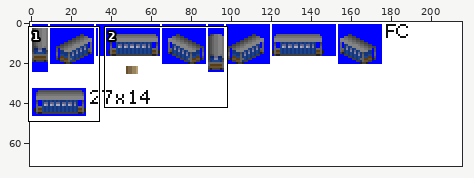
One commit to this sprite sheet: gfx/fc.png. The first picture is a wide view before the edit; the outline marks the close-up.
Close-up. Earlier state:
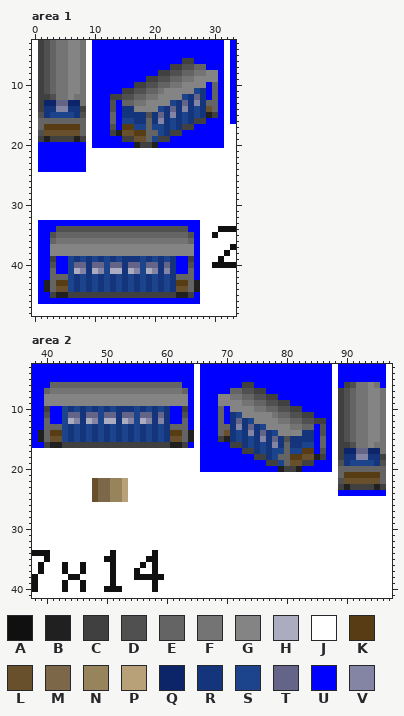
The file is 216x72 pixels. Colours within 5 levels of each other are drawn and written as one. Shown: area 1: x 0..33, y 3..48; area 2: x 38..97, y 3..41. The commit also changed other parts of the picture, which this record leaves out.
Palette (. is transparent): A #101010  B #202020  C #404040  D #505050  E #646464  F #747474  G #848484  H #acacc0  J #ffffff  K #583c14  L #68502c  M #7c6848  N #98845c  P #b8a078  Q #0c2468  R #14347c  S #1c448c  T #646488  U #0000ff  V #8484a4
The result:
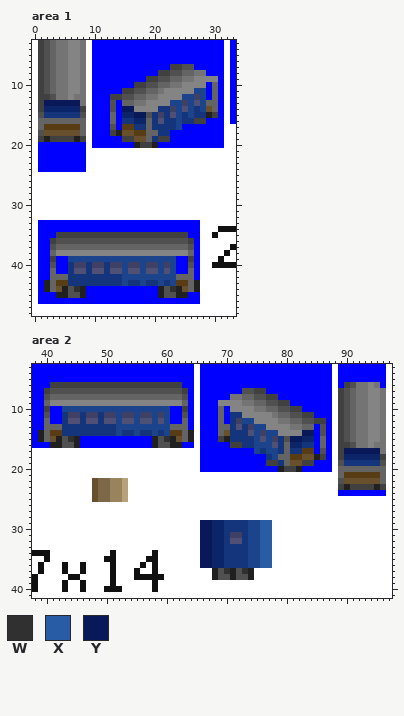
Colours new in this view: W #303030  X #285ca4  Y #081858
Difference:
colour T: #646488 -> #404064
colour V: #8484a4 -> #505074
Changed rows in their new state; - is a pixel that keeps its letter.
Area 1:
first column x 2:
 6 -----------------------UU----
 7 -------------------------UU--
 8 ---------------------------UU
11 --------------------------S--
12 ------------------------S-S--
13 YYYYYY----------------S-S-S--
14 QQQQQQ-------YY----R--S-SRS--
15 -RRRR--------QQYY-----SRSR---
16 -------------RRQQ----RSR-----
17 ---------------RR-RR-RSUU----
18 -------------------R-UU------
19 ------------------R----------
first column x 3:
34 -UUUUUUUUUUUUUUUUUUUUUU-
35 UCCCCCCCCCCCCCCCCCCCCCCU
36 CDDDDDDDDDDDDDDDDDDDDDDC
37 DEEEEEEEEEEEEEEEEEEEEEED
38 E----------------------E
39 ----S-S-S-S-SSS-S-S-S---
40 ---R-----R--S-----S-S---
41 ---RV--V-RVVSV--V-S-S---
42 ---R-R-R-R-RS-S-S-S-S---
43 ---R-R-R-R-RSR---RSRS---
44 --BDWBUUUUUUUUUUUUBDWB--
45 U--DDBUUUUUUUUUUUUBDD--U
Area 2:
first column x 40:
 6 -CCCCCCCCCCCCCCCCCCCCCC----------UU---------------------
 7 CDDDDDDDDDDDDDDDDDDDDDDC-------UU-----------------------
 8 DEEEEEEEEEEEEEEEEEEEEEED-----UU-------------------------
 9 E----------------------E--------------------------------
10 ----S-S-S-S-SSS-S-S-S-----------------------------------
11 ---R-----R--S-----S-S-----------R-----------------------
12 ---RV--V-RVVSV--V-S-S------------S----------------------
13 ---R-R-R-R-RS-S-S-S-S--------------S--------------------
14 ---R-R-R-R-RSR---RSRS-----------R--S-S-----YY-----------
15 --BDWBUUUUUUUUUUUUBDWB----------R-RS-S---YYQQ-----------
16 U--DDBUUUUUUUUUUUUBDD--U----------RS-S---QQRR-----------
17 ---------------------------------UUSRS-R-RR-------YYYYYY
18 -----------------------------------UU-------------QQQQQQ
19 ---------------------------------------R-----------RRRR-
first column x 66:
29 YYQQRRRRSSXX
30 YYQQRRRRSSXX
31 YYQQRTTRSSXX
32 YYQQRVVRSSXX
33 YYQQRRRRSSXX
34 YYQQRRRRSSXX
35 YYQQRRRRSSXX
36 YYQQRRRRSSXX
37 --BDWBDWB---
38 --BDDBDDB---
